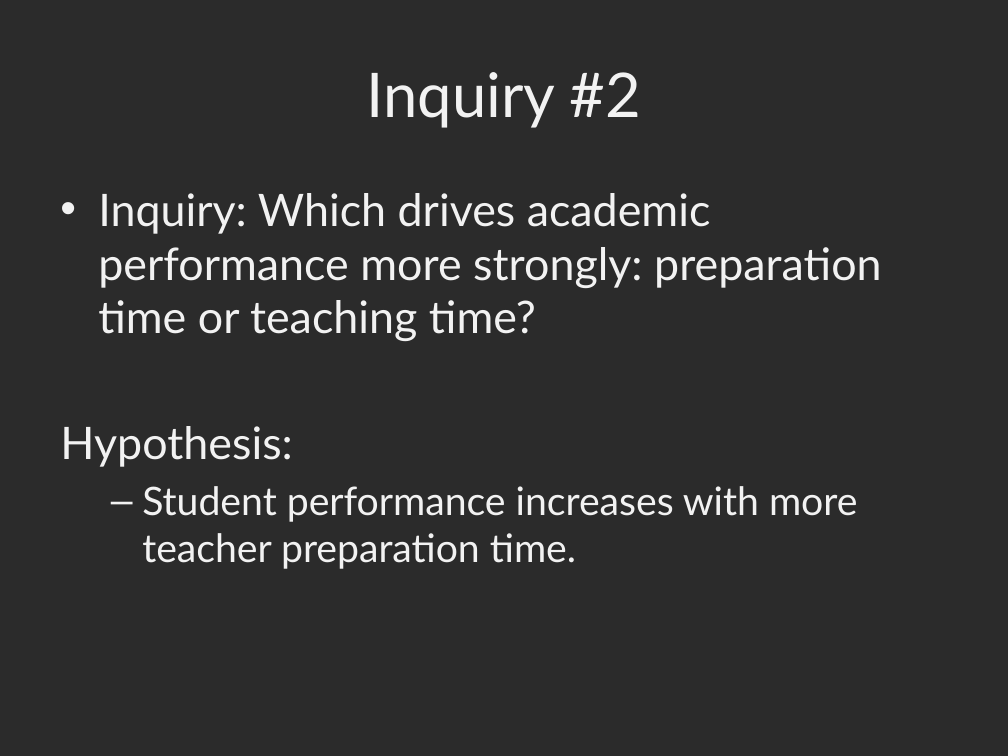
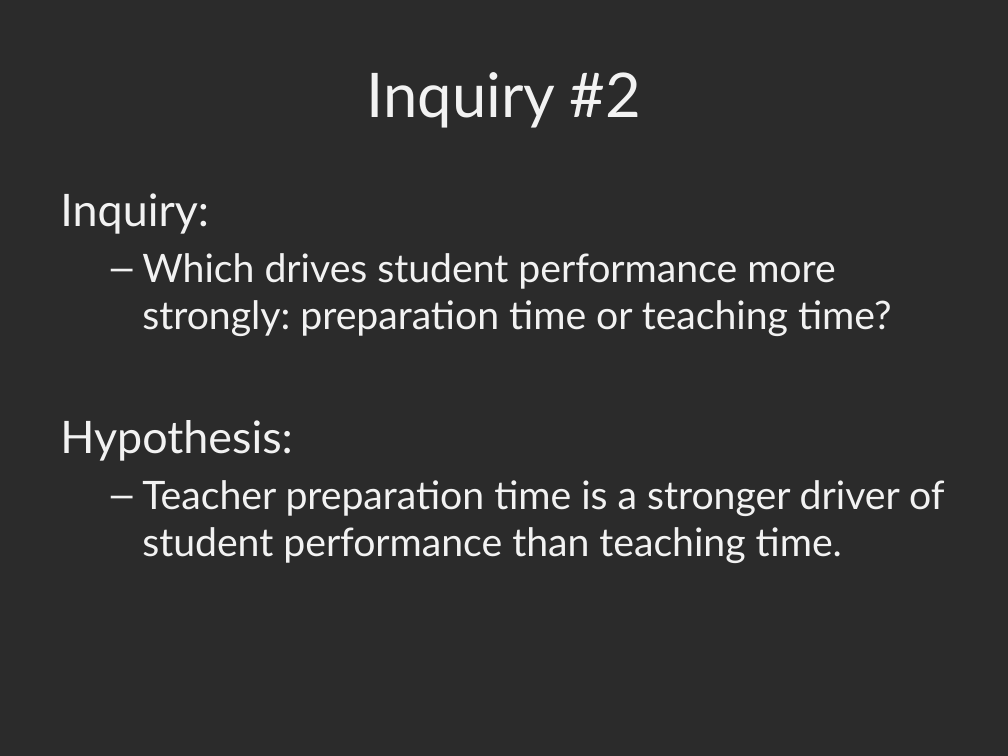
Before and after one commit to jtpdowns/DownsKay-W205-Project, a slide deck: slide 5 of TeacherActivitiesAndStudentPerformance.pptx (slide 4 before the commit). Drawn at 1008x756 pixels with LibreOffice and Linux fonts; fonts in the diff are those of the drawing; background and template pictures are left out; a plain dark background stands for a picture behind light text. Boxes give left, top, right and bottom in pixels: in the first picture for what was removed or moved away, otherwise in the second. Text is boxed around its words. In the diff, an @@ line names an element or a change of style, - is before the commit and + after.

Commit message:
updating pptx

```diff
--- a/TeacherActivitiesAndStudentPerformance.pptx
+++ b/TeacherActivitiesAndStudentPerformance.pptx
@@ text at <box>60,193,892,336</box>: text changed; size 32 to 28 pt @@
-• Inquiry: Which drives academic performance more strongly: preparation time or teaching time?
+Inquiry:
+  – Which drives student performance more strongly: preparation time or teaching time?
@@ text at <box>142,480,944,563</box>: text changed @@
-  – Student performance increases with more teacher preparation time.
+  – Teacher preparation time is a stronger driver of student performance than teaching time.
```
Also in this commit, not shown: 3 other slides changed, 2 slides added.
